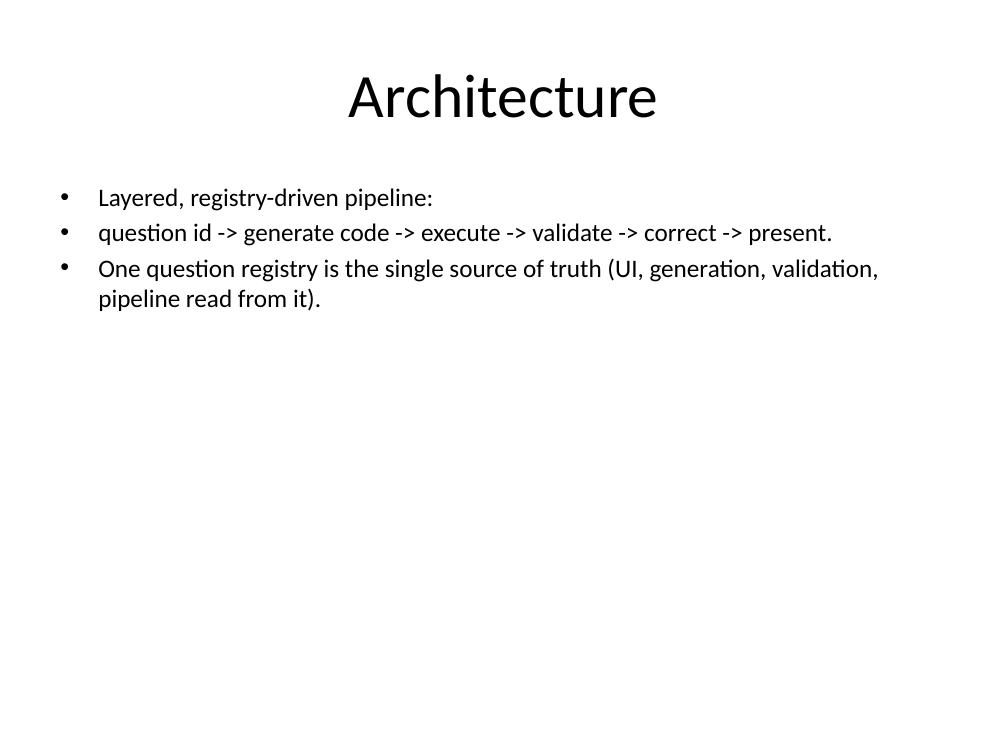
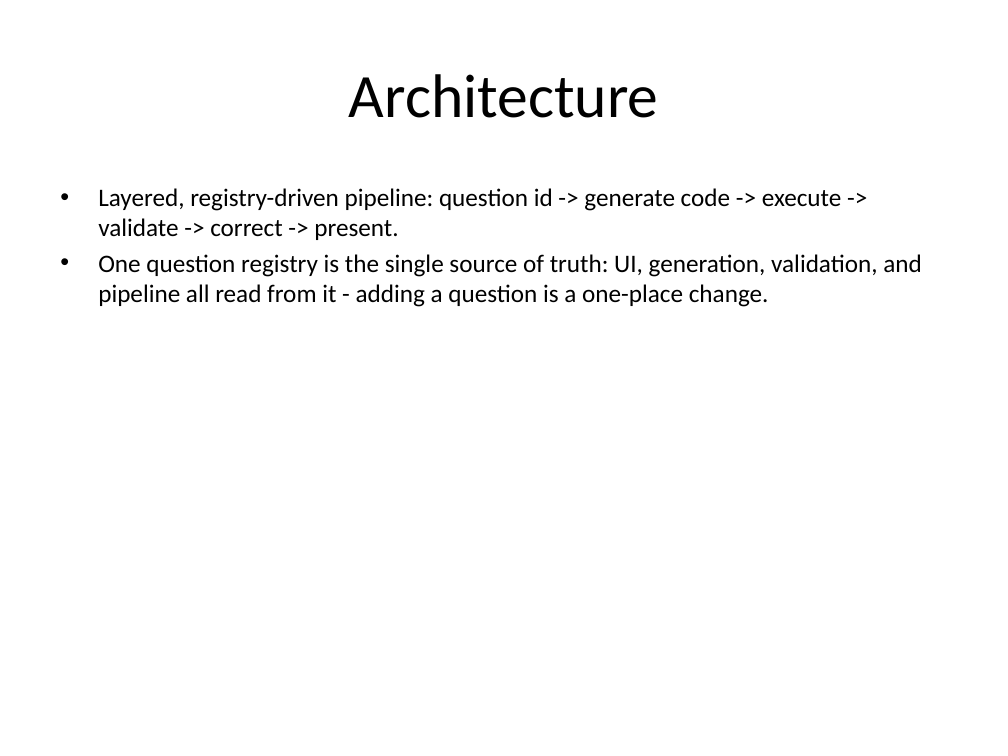
Before and after one commit to alonengel/seminar-project, a slide deck: slide 5 of docs/Clinical_Lab_Analysis_System.pptx (slide 4 before the commit). Drawn at 1008x756 pixels with LibreOffice and Linux fonts; fonts in the diff are those of the drawing. Boxes give left, top, right and bottom in pixels: in the first picture for what was removed or moved away, otherwise in the second. Text is boxed around its words. In the diff, an @@ line names an element or a change of style, - is before the commit and + after.

Commit message:
Refresh presentation deck: 12 questions, LLM/code-gen, Part-1 data slide.
Regenerate the .pptx from SLIDES.md (now 14 slides), add a reproducible docs/build_pptx.py builder, and align with the Part 1 dataset document.

```diff
--- a/docs/Clinical_Lab_Analysis_System.pptx
+++ b/docs/Clinical_Lab_Analysis_System.pptx
@@ text at bbox=[98, 188, 922, 307]: text changed @@
-• Layered, registry-driven pipeline:
-• question id -> generate code -> execute -> validate -> correct -> present.
-• One question registry is the single source of truth (UI, generation, validation, pipeline read from it).
+• Layered, registry-driven pipeline: question id -> generate code -> execute -> validate -> correct -> present.
+• One question registry is the single source of truth: UI, generation, validation, and pipeline all read from it - adding a question is a one-place change.
```
Also in this commit, not shown: 10 other slides changed, 2 slides added, 4 other files.
